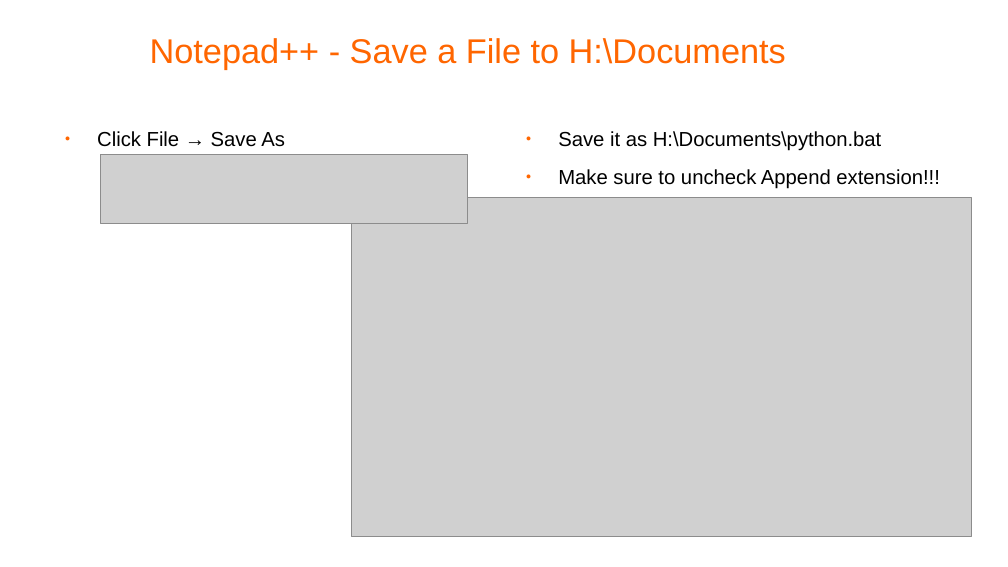
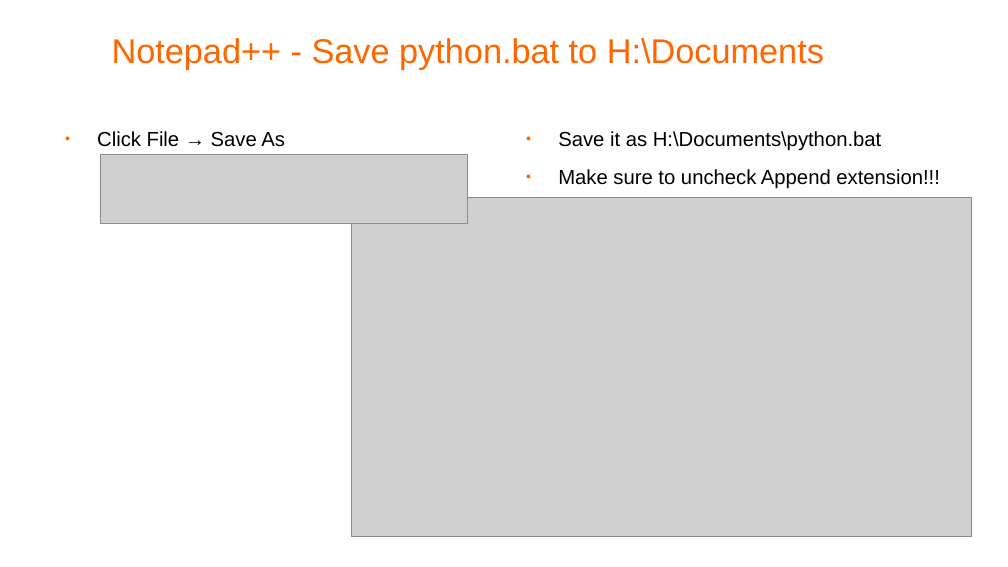
Before and after one commit to pellcorp/coding, a slide deck: slide 9 of docs/python-coding.odp. Drawn at 1008x567 pixels with LibreOffice and Linux fonts; fonts in the diff are those of the drawing; grey boxes stand for pictures; background and template pictures are left out. Boxes give left, top, right and bottom in pixels: in the first picture for what was removed or moved away, otherwise in the second. Text is boxed around its words. In the diff, an @@ line names an element or a change of style, - is before the commit and + after.

```diff
--- a/docs/python-coding.odp
+++ b/docs/python-coding.odp
@@ title at <box>112,38,824,69</box>: text changed @@
-Notepad++ - Save a File to H:\Documents
+Notepad++ - Save python.bat to H:\Documents
```
Also in this commit, not shown: 3 other slides changed, 1 slide added, 2 other files.
